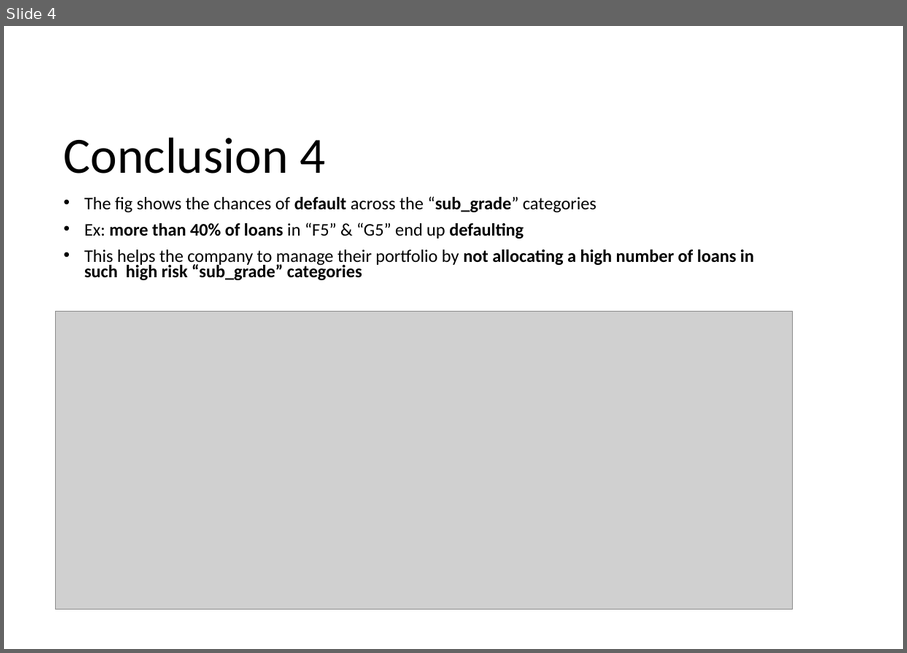
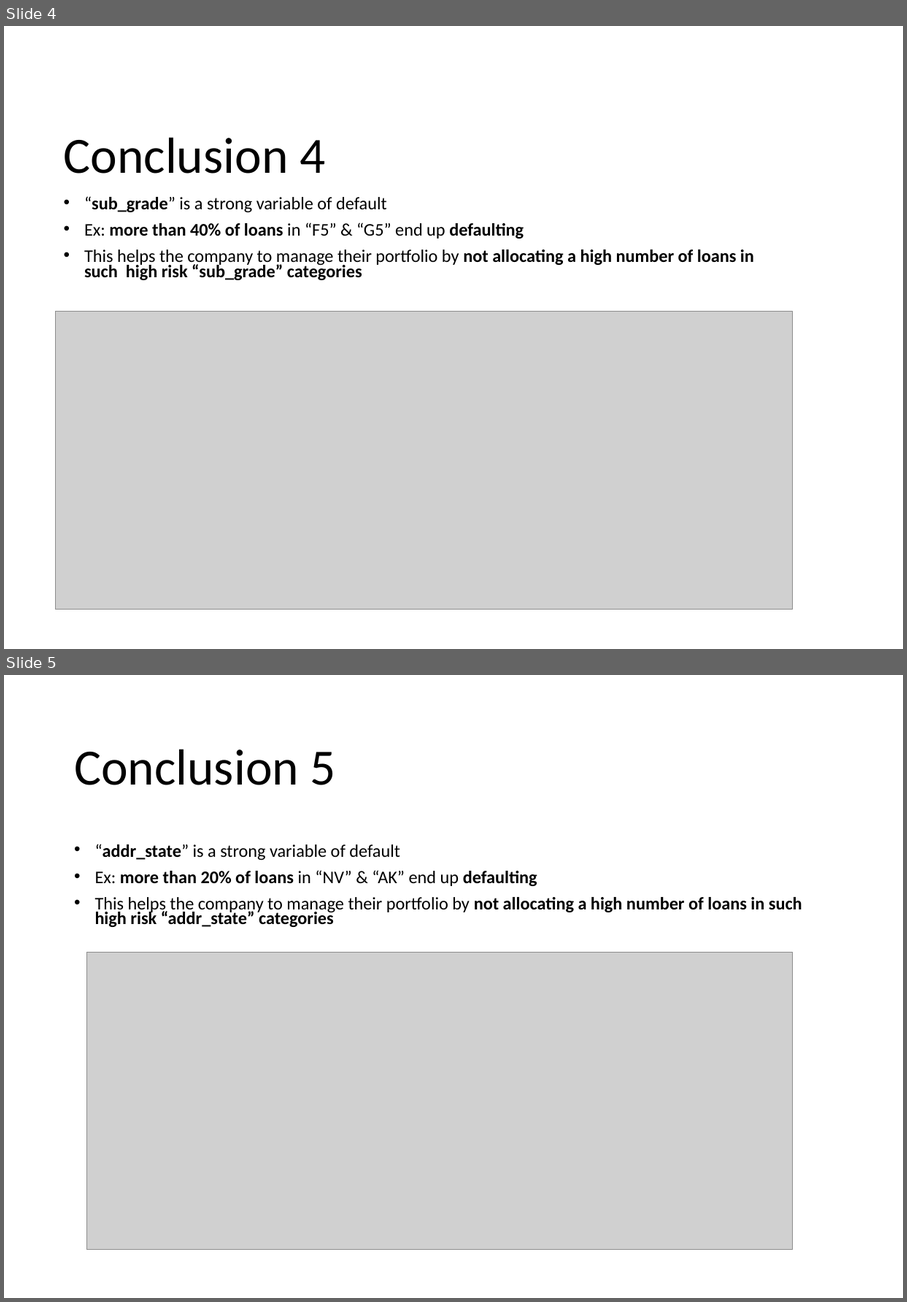
Before and after one commit to krishnajiraoh/upGrad_lending_club_case_study, a slide deck: Insights.pptx. Shown one above the other, each under a label of ours: slide 4 before the commit, slides 4 and 5 after it. The pictures are 907x653 and 907x1302 pixels, drawn with LibreOffice and Linux fonts; fonts in the diff are those of the drawing; grey boxes stand for pictures. Boxes give left, top, right and bottom in pixels: in the first picture for what was removed or moved away, otherwise in the second. Text is boxed around its words. In the diff, an @@ line names an element or a change of style, - is before the commit and + after.

```diff
--- a/Insights.pptx
+++ b/Insights.pptx
@@ slide 5 added at (x1=4, y1=675, x2=903, y2=1298), background #FFFFFF @@
@@ title added at (x1=74, y1=749, x2=336, y2=785), 44 pt, text #000000 @@
+Conclusion 5
@@ text added at (x1=95, y1=844, x2=803, y2=927), 15.4 pt, text #000000, bold @@
+• “addr_state” is a strong variable of default
+• Ex: more than 20% of loans in “NV” & “AK” end up defaulting
+• This helps the company to manage their portfolio by not allocating a high number of loans in such high risk “addr_state” categories
@@ picture added at (x1=87, y1=952, x2=793, y2=1250) @@
@@ slide 4 changed as well @@
@@ text at (x1=84, y1=196, x2=387, y2=212): text changed @@
-• The fig shows the chances of default across the “sub_grade” categories
+• “sub_grade” is a strong variable of default
```
Also in this commit, not shown: 6 other slides changed, 1 other slide added.
